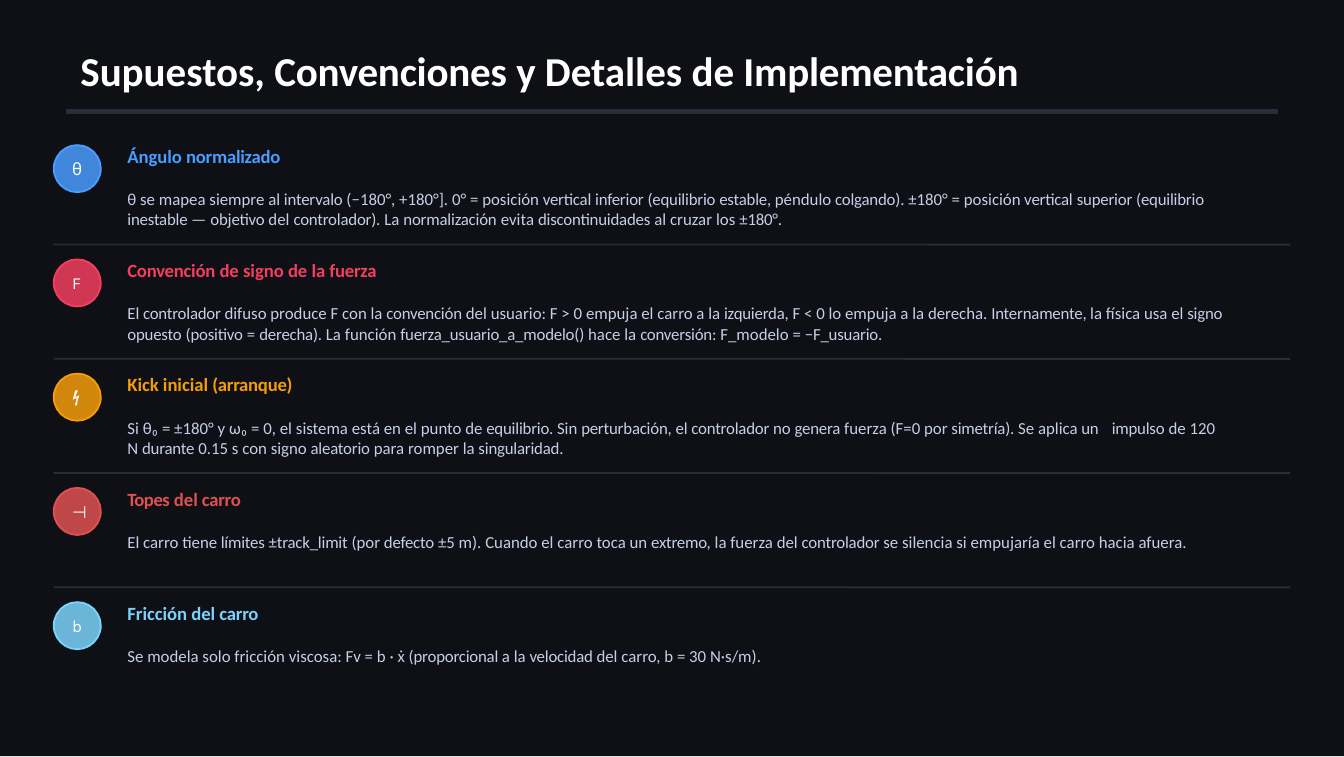
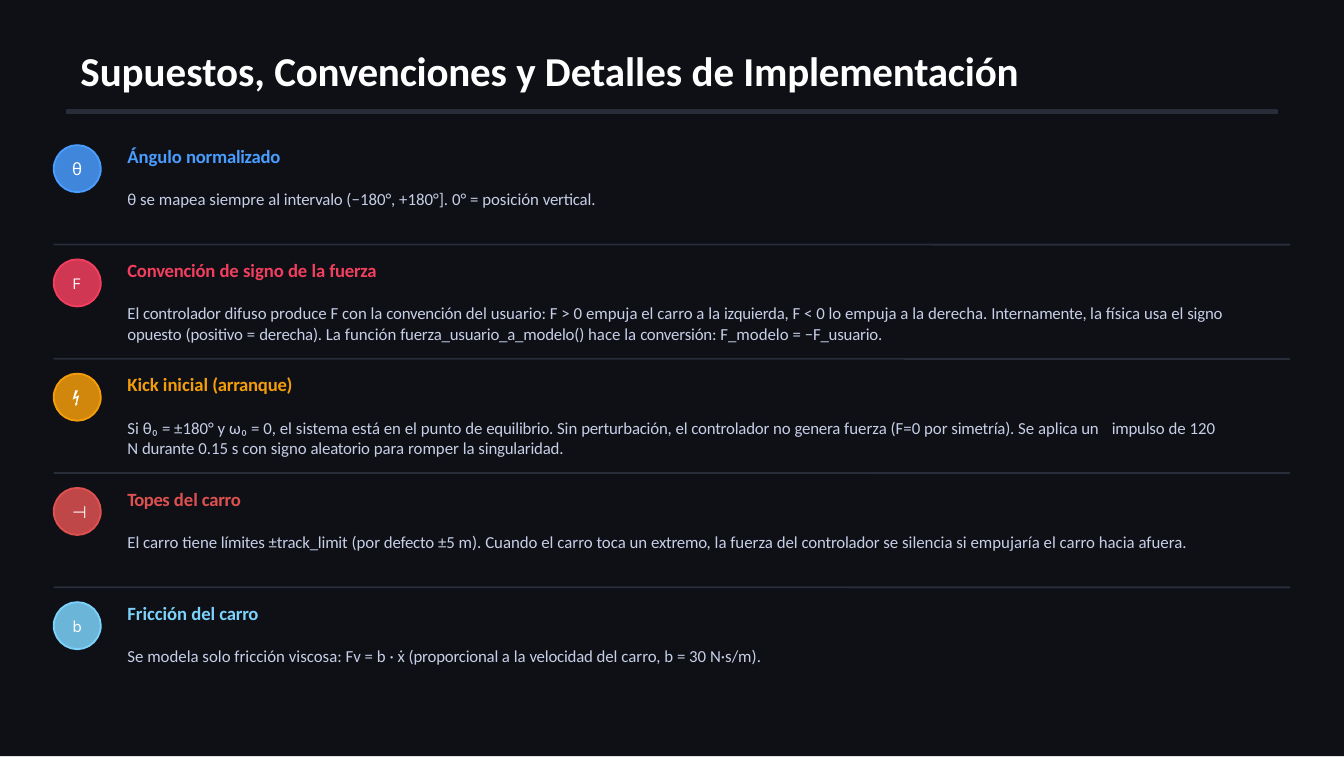
Before and after one commit to Juan-Stella/IA2, a slide deck: slide 11 of Unidad 2/Codigos_Juan/pendulo_fam.pptx (slide 6 before the commit). Drawn at 1344x757 pixels with LibreOffice and Linux fonts; fonts in the diff are those of the drawing. Boxes give left, top, right and bottom in pixels: in the first picture for what was removed or moved away, otherwise in the second. Text is boxed around its words. In the diff, an @@ line names an element or a change of style, - is before the commit and + after.

```diff
--- a/Unidad 2/Codigos_Juan/pendulo_fam.pptx
+++ b/Unidad 2/Codigos_Juan/pendulo_fam.pptx
@@ text at (127,193,596,208): text changed @@
-θ se mapea siempre al intervalo (−180°, +180°]. 0° = posición vertical inferior (equilibrio estable, péndulo colgando). ±180° = posición vertical superior (equilibrio inestable — objetivo del controlador). La normalización evita discontinuidades al cruzar los ±180°.
+θ se mapea siempre al intervalo (−180°, +180°]. 0° = posición vertical.
```
Also in this commit, not shown: 11 slides added, 3 other files.
